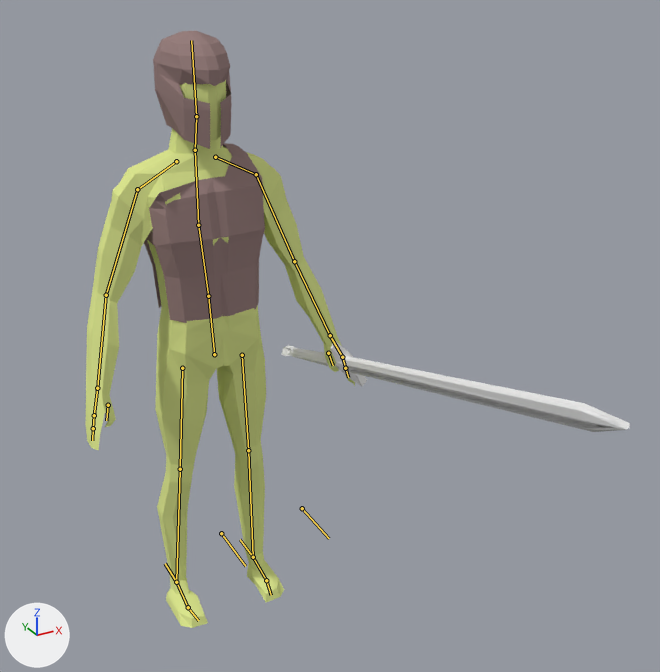
The Blender file Assets/Characters/man.blend, before and after one commit.
One viewpoint serves both versions: a camera (50 mm lens) standing at (-0.93, -3.46, 2.19) and looking at (0.23, -1.36, 1.15). The lights are fixed; the arrows at lower left show +X, +Y and +Z. The bones that bend it are drawn over the model as lines.

Objects in the first picture: 'body', 'chestplate', 'helm', 'sword'.
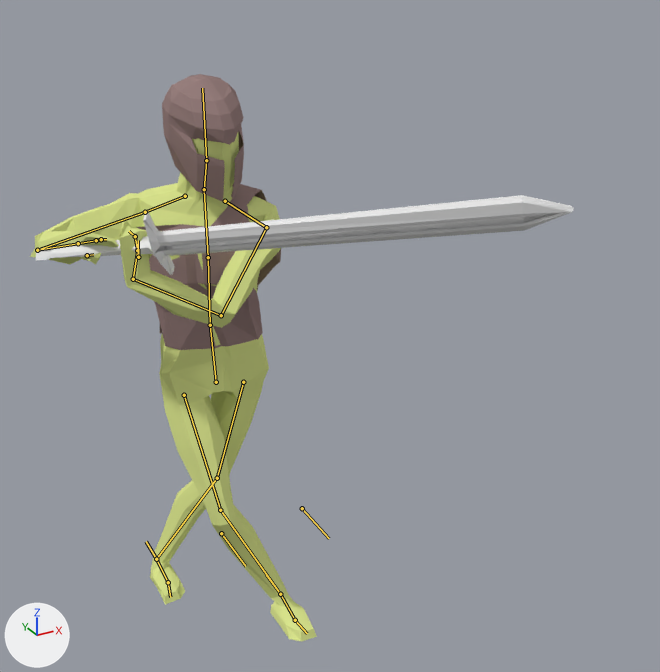
The newer file adds an action. The first version stands in its rest pose; the second is drawn at frame 25 of the action 'Defend.walkLateral'.

The change, as a diff of the scene's bpy script:
```diff
--- a/Assets/Characters/man.blend.py
+++ b/Assets/Characters/man.blend.py
@@ bone_hip @@
 bone_hip = bpy.data.objects['Armature'].pose.bones['Hip']
-bone_hip.location = (0.0, 0.0, 0.0)
-bone_hip.rotation_quaternion = (1.0, 0.0, 0.0, 0.0)  # degrees (0, 0, 0)
+bone_hip.location = (-0.001, -0.096, -0.015)
+bone_hip.rotation_quaternion = (1.0, 0.0, -0.013, -0.002)  # degrees (0, -2, 0)
@@ bone_spine @@
 bone_spine = bpy.data.objects['Armature'].pose.bones['Spine']  # child of 'Hip'
-bone_spine.rotation_quaternion = (1.0, 0.0, 0.0, 0.0)  # degrees (0, 0, 0)
+bone_spine.rotation_quaternion = (0.972, 0.099, -0.208, -0.04)  # degrees (13, -23, -7)
@@ bone_chest @@
 bone_chest = bpy.data.objects['Armature'].pose.bones['Chest']  # child of 'Spine'
-bone_chest.rotation_quaternion = (1.0, 0.0, 0.0, 0.0)  # degrees (0, 0, 0)
+bone_chest.rotation_quaternion = (0.993, 0.0, -0.12, 0.005)  # degrees (0, -14, 1)
@@ bone_neck @@
 bone_neck = bpy.data.objects['Armature'].pose.bones['Neck']  # child of 'Chest'
-bone_neck.rotation_quaternion = (1.0, 0.0, 0.0, 0.0)  # degrees (0, 0, 0)
+bone_neck.rotation_quaternion = (0.931, 0.0, 0.354, -0.092)  # degrees (-5, 41, -13)
@@ bone_upperarm_l @@
 bone_upperarm_l = bpy.data.objects['Armature'].pose.bones['UpperArm.L']  # child of 'Shoulder.L'
-bone_upperarm_l.rotation_quaternion = (1.0, 0.0, 0.0, 0.0)  # degrees (0, 0, 0)
+bone_upperarm_l.rotation_quaternion = (0.709, 0.588, 0.376, 0.104)  # degrees (88, 24, 40)
@@ bone_lowerarm_l @@
 bone_lowerarm_l = bpy.data.objects['Armature'].pose.bones['LowerArm.L']  # child of 'UpperArm.L'
-bone_lowerarm_l.rotation_quaternion = (1.0, 0.0, 0.0, 0.0)  # degrees (0, 0, 0)
+bone_lowerarm_l.rotation_quaternion = (0.879, -0.399, -0.078, -0.248)  # degrees (-45, -20, -23)
@@ bone_hand_l @@
 bone_hand_l = bpy.data.objects['Armature'].pose.bones['Hand.L']  # child of 'LowerArm.L'
-bone_hand_l.rotation_quaternion = (1.0, 0.0, 0.0, 0.0)  # degrees (0, 0, 0)
+bone_hand_l.rotation_quaternion = (0.751, -0.378, -0.412, -0.35)  # degrees (-37, -62, -27)
@@ bone_finger_l @@
 bone_finger_l = bpy.data.objects['Armature'].pose.bones['Finger.L']  # child of 'Hand.L'
-bone_finger_l.rotation_quaternion = (1.0, 0.0, 0.0, 0.0)  # degrees (0, 0, 0)
+bone_finger_l.rotation_quaternion = (0.939, -0.029, 0.182, 0.29)  # degrees (3, 21, 35)
@@ bone_fingertip_l @@
 bone_fingertip_l = bpy.data.objects['Armature'].pose.bones['FingerTip.L']  # child of 'Finger.L'
-bone_fingertip_l.rotation_quaternion = (1.0, 0.0, 0.0, 0.0)  # degrees (0, 0, 0)
+bone_fingertip_l.rotation_quaternion = (0.826, -0.122, 0.393, 0.385)  # degrees (9, 48, 54)
@@ bone_upperarm_r @@
 bone_upperarm_r = bpy.data.objects['Armature'].pose.bones['UpperArm.R']  # child of 'Shoulder.R'
-bone_upperarm_r.rotation_quaternion = (1.0, 0.0, 0.0, 0.0)  # degrees (0, 0, 0)
+bone_upperarm_r.rotation_quaternion = (0.849, 0.336, -0.048, -0.405)  # degrees (38, 11, -47)
@@ bone_lowerarm_r @@
 bone_lowerarm_r = bpy.data.objects['Armature'].pose.bones['LowerArm.R']  # child of 'UpperArm.R'
-bone_lowerarm_r.rotation_quaternion = (1.0, 0.0, 0.0, 0.0)  # degrees (0, 0, 0)
+bone_lowerarm_r.rotation_quaternion = (0.676, -0.57, -0.249, 0.395)  # degrees (-77, 7, 55)
@@ bone_legik_l @@
 bone_legik_l = bpy.data.objects['Armature'].pose.bones['LegIK.L']
-bone_legik_l.location = (0.0, 0.0, 0.0)
+bone_legik_l.location = (-0.319, 0.17, -0.005)
@@ bone_legik_r @@
 bone_legik_r = bpy.data.objects['Armature'].pose.bones['LegIK.R']
-bone_legik_r.location = (0.0, 0.0, 0.0)
+bone_legik_r.location = (0.298, -0.244, 0.003)
```

Changed parts and their boxes (x1, y1, x2, y2) in the pictures (660 x 672 px):
'body', posed (6% wider, 7% shorter): before (85, 80, 355, 628); after (30, 133, 317, 642)
'sword', posed (54% wider, 12% shorter): before (281, 341, 630, 432); after (36, 195, 574, 275)
'chestplate', posed (19% wider, 8% shorter): before (144, 143, 265, 323); after (137, 184, 281, 350)
'helm', posed (8% taller): before (153, 31, 232, 149); after (162, 74, 244, 201)
bone 'Hip', root to tip: before (214, 354) to (208, 296); after (216, 382) to (210, 325)
bone 'Spine', root to tip: before (208, 296) to (198, 225); after (210, 325) to (208, 257)
bone 'Chest', root to tip: before (198, 225) to (195, 150); after (208, 257) to (204, 189)
bone 'Neck', root to tip: before (195, 150) to (196, 116); after (204, 189) to (206, 160)
bone 'UpperArm.L', root to tip: before (256, 174) to (294, 261); after (266, 227) to (221, 315)
bone 'LowerArm.L', root to tip: before (294, 261) to (330, 335); after (221, 315) to (133, 279)
bone 'Hand.L', root to tip: before (330, 335) to (342, 357); after (133, 279) to (137, 250)
bone 'Finger.L', root to tip: before (342, 357) to (345, 368); after (137, 250) to (135, 236)
bone 'FingerTip.L', root to tip: before (345, 368) to (348, 377); after (135, 236) to (129, 231)
bone 'UpperArm.R', root to tip: before (137, 189) to (106, 295); after (145, 212) to (37, 250)
bone 'LowerArm.R', root to tip: before (106, 295) to (97, 388); after (37, 250) to (78, 243)
bone 'LegIK.L', root to tip: before (253, 557) to (240, 539); after (156, 559) to (146, 541)
bone 'LegIK.R', root to tip: before (176, 582) to (165, 563); after (280, 594) to (266, 574)
